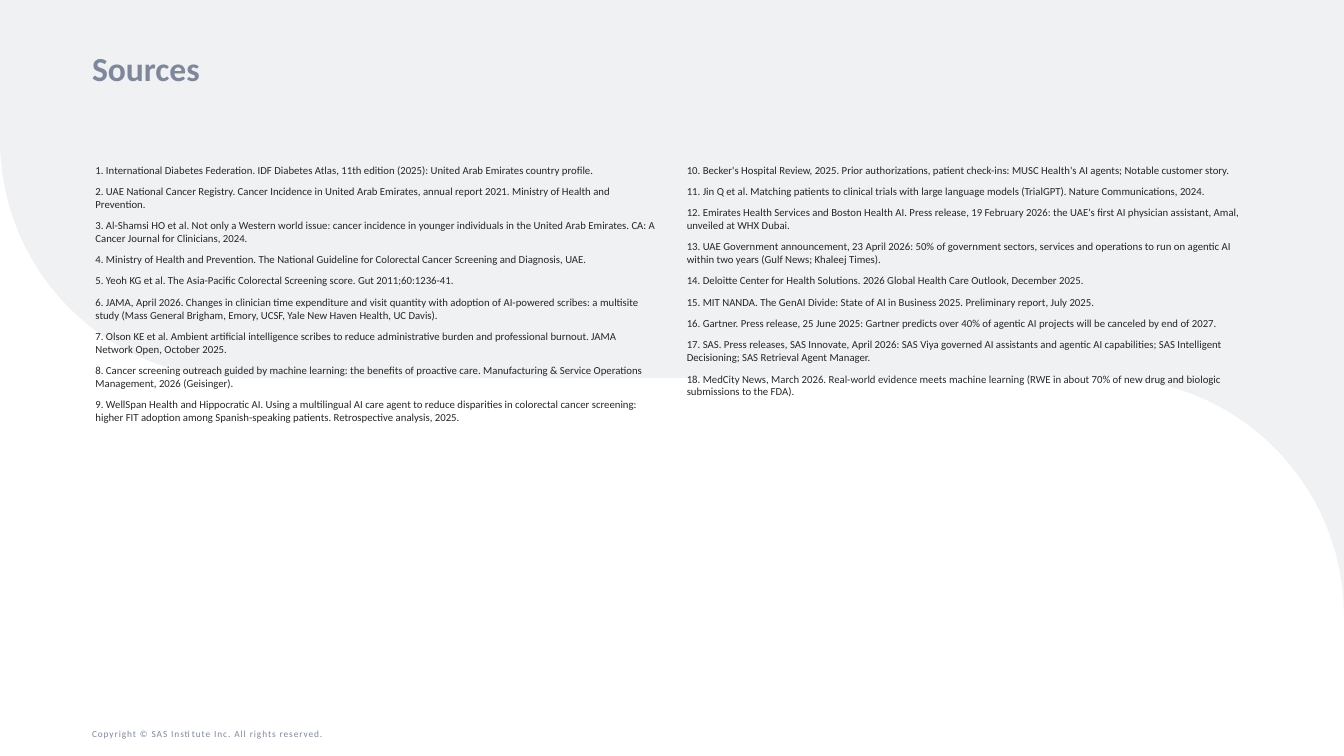
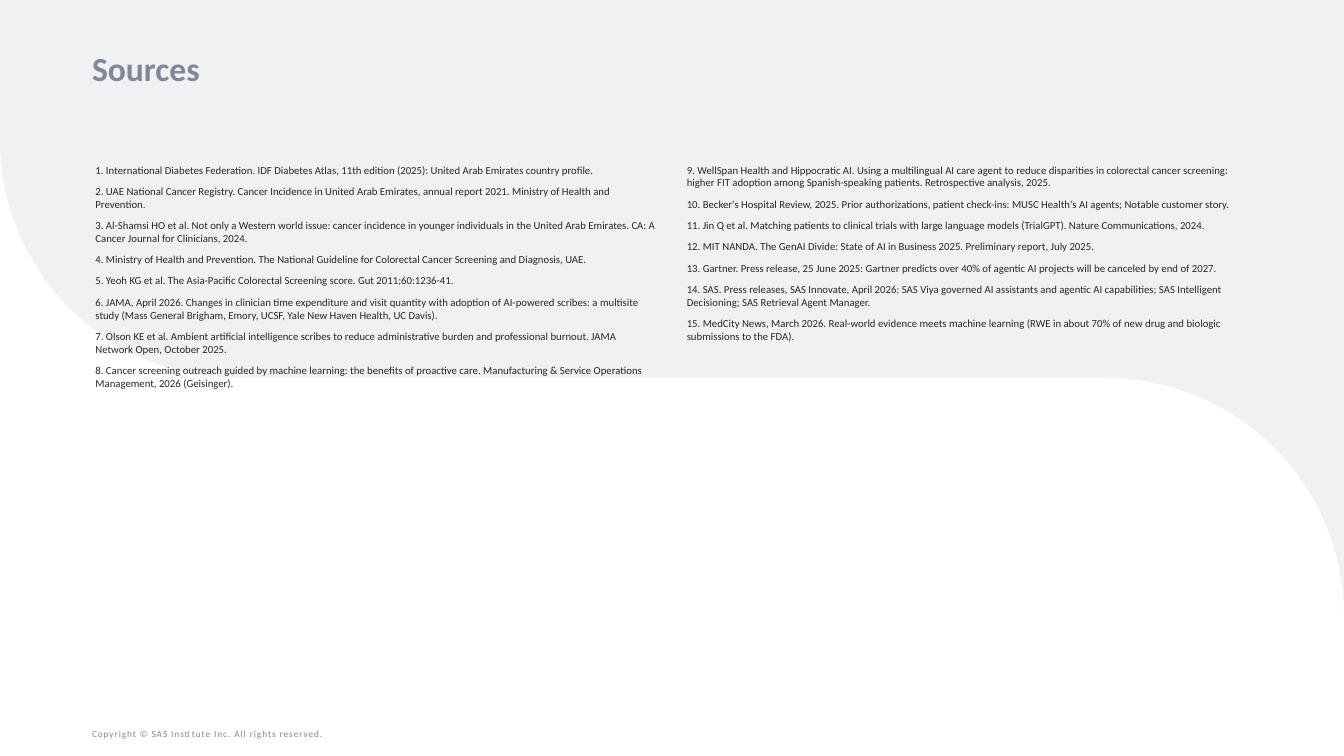
Before and after one commit to raedaldweik/Agentic-Bootcamp, a slide deck: slide 21 of Hackathon/Live_Demo_RWE_in_Action_with_Agentic_AI/RWE_in_Action_with_Agentic_AI.pptx. Drawn at 1344x756 pixels with LibreOffice and Linux fonts; fonts in the diff are those of the drawing. Boxes give left, top, right and bottom in pixels: in the first picture for what was removed or moved away, otherwise in the second. Text is boxed around its words. In the diff, an @@ line names an element or a change of style, - is before the commit and + after.

```diff
--- a/Hackathon/Live_Demo_RWE_in_Action_with_Agentic_AI/RWE_in_Action_with_Agentic_AI.pptx
+++ b/Hackathon/Live_Demo_RWE_in_Action_with_Agentic_AI/RWE_in_Action_with_Agentic_AI.pptx
@@ text at [687,166,1228,188]: paragraph added @@
+9. WellSpan Health and Hippocratic AI. Using a multilingual AI care agent to reduce disparities in colorectal cancer screening: higher FIT adoption among Spanish-speaking patients. Retrospective analysis, 2025.
@@ text at [687,242,1221,342]: text changed @@
-12. Emirates Health Services and Boston Health AI. Press release, 19 February 2026: the UAE's first AI physician assistant, Amal, unveiled at WHX Dubai.
-13. UAE Government announcement, 23 April 2026: 50% of government sectors, services and operations to run on agentic AI within two years (Gulf News; Khaleej Times).
-14. Deloitte Center for Health Solutions. 2026 Global Health Care Outlook, December 2025.
-15. MIT NANDA. The GenAI Divide: State of AI in Business 2025. Preliminary report, July 2025.
-16. Gartner. Press release, 25 June 2025: Gartner predicts over 40% of agentic AI projects will be canceled by end of 2027.
-17. SAS. Press releases, SAS Innovate, April 2026: SAS Viya governed AI assistants and agentic AI capabilities; SAS Intelligent Decisioning; SAS Retrieval Agent Manager.
-18. MedCity News, March 2026. Real-world evidence meets machine learning (RWE in about 70% of new drug and biologic submissions to the FDA).
+12. MIT NANDA. The GenAI Divide: State of AI in Business 2025. Preliminary report, July 2025.
+13. Gartner. Press release, 25 June 2025: Gartner predicts over 40% of agentic AI projects will be canceled by end of 2027.
+14. SAS. Press releases, SAS Innovate, April 2026: SAS Viya governed AI assistants and agentic AI capabilities; SAS Intelligent Decisioning; SAS Retrieval Agent Manager.
+15. MedCity News, March 2026. Real-world evidence meets machine learning (RWE in about 70% of new drug and biologic submissions to the FDA).
@@ text at [95,400,637,423]: paragraph removed @@
-9. WellSpan Health and Hippocratic AI. Using a multilingual AI care agent to reduce disparities in colorectal cancer screening: higher FIT adoption among Spanish-speaking patients. Retrospective analysis, 2025.
```
Also in this commit, not shown: 17 other slides changed, 1 slide added, 1 slide removed, 30 other files.
